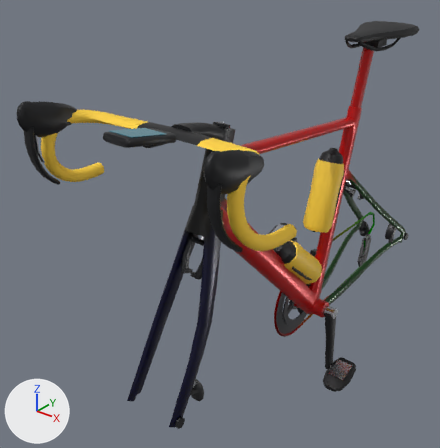
Two versions of the glTF model apps/client/public/models/bikes/aero.glb, one commit apart.
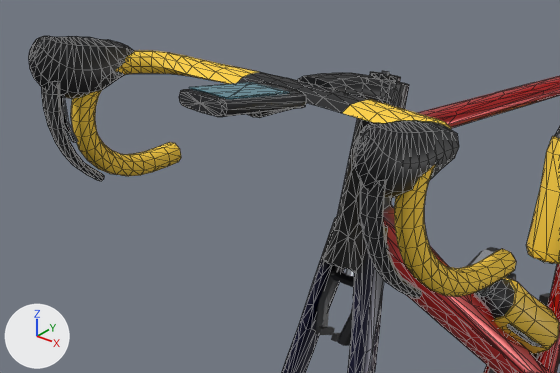
There are two pictures of each version: one whole from a 50 mm lens placed at (0.667, -1.224, 1.172), pointed at (-0.146, -0.206, 0.542), one close up on the part from 0% to 73% of the width and 18% to 66% of the height. The lights are fixed; the arrows at lower left show +X, +Y and +Z. The older version's two pictures come first. The close-ups show mesh edges as thin lines. Where no turn or scale is listed for an object, it has been applied to the vertices. Vertices at exactly the same position are counted once.

Script lines for the objects in view, before the commit:
```python
me_cockpit = bpy.data.meshes.new('cockpit')
me_cockpit.from_pydata(...)  # 1095 vertices, 2128 faces; spans x -0.233..0.233, y -0.67..-0.352, z 0.736..0.917
# faces by material slot: [56, 964, 40, 72, 784, 72, 128, 12]
me_cockpit.materials.append(mat_spacers)  # black #18191c
me_cockpit.materials.append(mat_components)  # black #18191c
me_cockpit.materials.append(mat_topcap)  # black #18191c
me_cockpit.materials.append(mat_bolts)  # light grey #b9bcc2
me_cockpit.materials.append(mat_bar_tape)  # yellow #ffd23f
me_cockpit.materials.append(mat_chrome)  # light grey #b9bcc2
me_cockpit.materials.append(mat_computer)  # black #1b1c20
me_cockpit.materials.append(mat_computer_screen)  # dark cyan #1b2a30, glowing dark cyan #306471
me_frame = bpy.data.meshes.new('frame')
me_frame.from_pydata(...)  # 1230 vertices, 2466 faces; spans x -0.074..0.075, y -0.612..0.455, z 0.161..0.921
# faces by material slot: [2290, 176]
me_frame.materials.append(mat_frame)
me_frame.materials.append(mat_chain)
me_opt_bottles = bpy.data.meshes.new('opt_bottles')
me_opt_bottles.from_pydata(...)  # 300 vertices, 552 faces; spans x -0.036..0.036, y -0.179..0.074, z 0.344..0.694
# faces by material slot: [200, 160, 192]
me_opt_bottles.materials.append(mat_bottle)  # yellow #ffd23f
me_opt_bottles.materials.append(mat_components)  # black #18191c
me_opt_bottles.materials.append(mat_cage)  # black #18191c
ob_cockpit = bpy.data.objects.new('cockpit', me_cockpit)
ob_cockpit.location = (0.0, 0.0, 0.0)
ob_frame = bpy.data.objects.new('frame', me_frame)
ob_frame.location = (0.0, 0.0, 0.0)
ob_opt_bottles = bpy.data.objects.new('opt_bottles', me_opt_bottles)
ob_opt_bottles.location = (0.0, 0.0, 0.0)
# also in view: 'opt_brakes_rim' at (0.0, -0.135, 0.585)
```
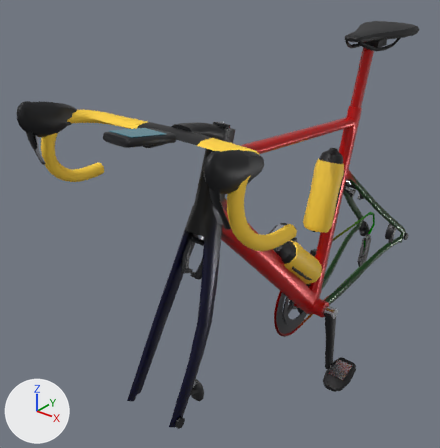
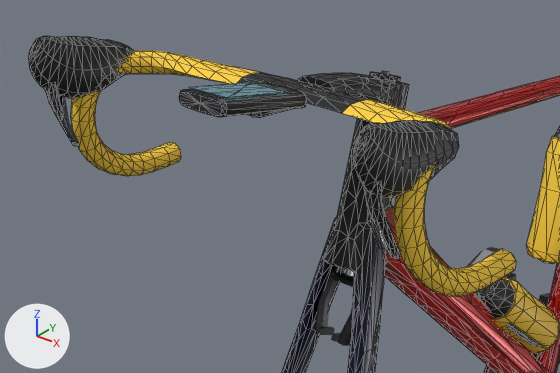
The edits, one by one:
me_cockpit is used by ob_cockpit; location (0.0, 0.0, 0.0).
me_cockpit had 1095 vertices, 2128 faces and spanned x -0.233..0.233, y -0.67..-0.352, z 0.736..0.917.
me_cockpit now has 1063 vertices, 2064 faces and spans x -0.233..0.233, y -0.67..-0.352, z 0.736..0.917.
me_cockpit part 1: the loose piece of 74 vertices spanning x -0.213..-0.189, y -0.658..-0.601, z 0.755..0.875 is rebuilt with 58 vertices and now spans x -0.21..-0.191, y -0.655..-0.626, z 0.8..0.873.
me_cockpit part 2: the loose piece of 74 vertices spanning x 0.189..0.213, y -0.658..-0.601, z 0.755..0.875 is rebuilt with 58 vertices and now spans x 0.191..0.21, y -0.655..-0.626, z 0.8..0.873.

Where the change shows, as pixel boxes (x1, y1, x2, y2) in the close-ups (560 x 373 px):
'cockpit', reshaped: before (29, 36, 516, 298); after (29, 36, 516, 297)
part 1 of me_cockpit, rebuilt (45% narrower, 37% shorter): before (41, 81, 104, 181); after (45, 83, 79, 146)
part 2 of me_cockpit, rebuilt (40% narrower, 38% shorter): before (360, 180, 422, 298); after (364, 186, 401, 259)
